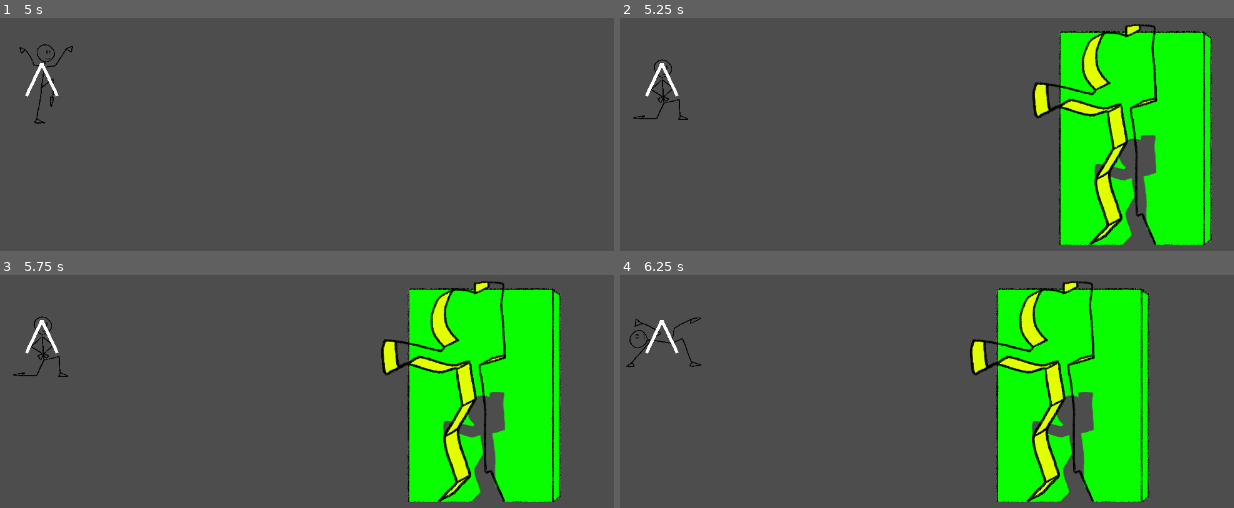
Above: before the commit, frames 1-4 (two rows, left to right).
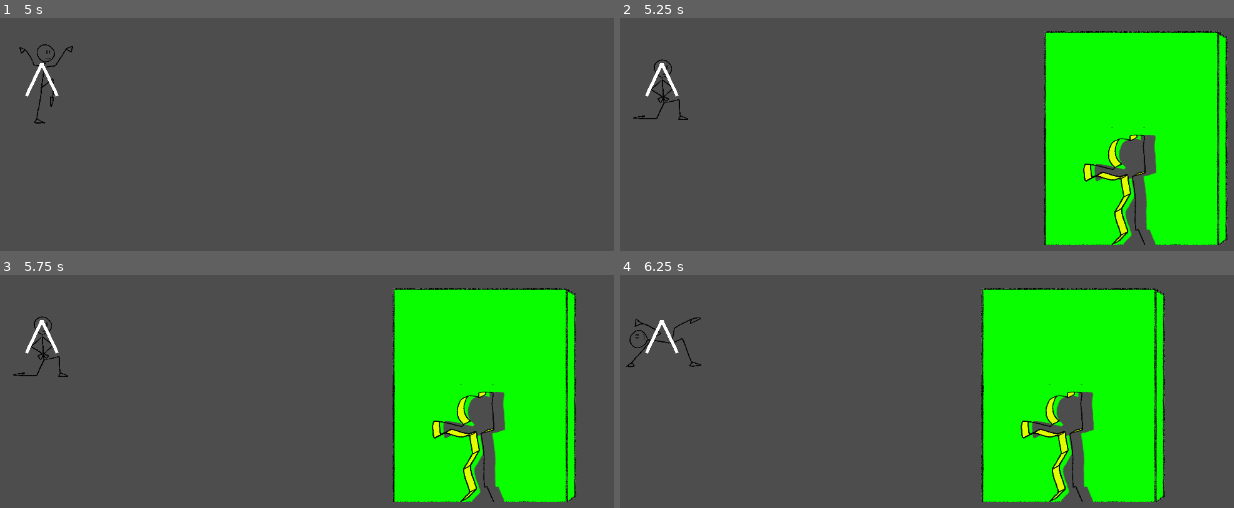
Above: after the commit, the same moments.

Repository: onegm/Scale-Game-Show
Game: Godot game, scene res://levels/Level1.tscn
Two runs of this game, one before a commit and one after it. Both use one fixed random seed, a clock stepped at 60 frames per second and the inputs below.
Inputs:
- Up to frame 1 (5 s): tap Enter at 0.5, 2, 3.5 s; hold Right (pose_right) 0.53-1.28 s; tap A (look_left) at 0.6, 2.1, 3.6 s; tap Space at 1.25, 2.75, 4.25 s; hold Down (pose_down) 1.28-2.03 s; tap D (look_right) at 1.35, 2.85, 4.35 s; hold Right (pose_right) 2.03-2.78 s; hold Up (pose_up) 2.78-3.53 s; hold Left (pose_left) from 3.53 s (still down)
- Up to frame 2 (5.25 s): release Left (pose_left) at 5.03 s; hold Down (pose_down) from 5.03 s (still down); tap A (look_left) at 5.1 s
- Up to frame 3 (5.75 s): keep holding Down (pose_down)
- Up to frame 4 (6.25 s): release Down (pose_down) at 5.78 s; hold Right (pose_right) from 5.78 s (still down); tap D (look_right) at 5.85 s

Frame 1 is identical in both runs. In frame 2, 9.6% of the frame differs, in the area x 67-100%, y 2-98%; in frame 3, 9.6%; in frame 4, 9.7%, in the area x 57-89%, y 2-98%.

Commit message:
Fix scale and posture signal

Diff:
--- a/walls/WallPosture.tscn
+++ b/walls/WallPosture.tscn
@@ -12,8 +12,10 @@
 script = ExtResource("1_yoqds")
 
 [node name="Posture" parent="." instance=ExtResource("2_bdc4o")]
+animation = &"2"
 
 [node name="Wall" type="Sprite2D" parent="Posture"]
+scale = Vector2(1.2, 1)
 texture = ExtResource("3_axnak")
 offset = Vector2(0, -340)
 
--- a/walls/postures/Posture.tscn
+++ b/walls/postures/Posture.tscn
@@ -243,7 +243,6 @@
 
 [node name="Outlines" type="AnimatedSprite2D" parent="."]
 top_level = true
-scale = Vector2(0.25, 0.25)
 sprite_frames = SubResource("SpriteFrames_xggf3")
 animation = &"0"
 offset = Vector2(-15, -375)
--- a/walls/postures/posture.gd
+++ b/walls/postures/posture.gd
@@ -6,7 +6,7 @@
 	var remote_transform = RemoteTransform2D.new()
 	remote_transform.update_scale = false
 	remote_transform.remote_path = $Outlines.get_path()
-	add_child(remote_transform)
+	add_sibling.call_deferred(remote_transform)
 
 func set_posture(index : int):
 	play(str(index))
@@ -14,4 +14,4 @@
 
 func set_posture_scale(new_scale : int):
 	scale = new_scale*SCALE_FACTOR
-	$Outlines.scale = scale/4.0
+	$Outlines.scale = scale/8.0
--- a/walls/wall_posture.gd
+++ b/walls/wall_posture.gd
@@ -1,24 +1,29 @@
 extends Node2D
 
 @onready var posture = $Posture
-var posture_num : int
+var posture_numDTO : int
+var posture_scaleDTO : int
+var posture_directionDTO : int
+
 var speed = 100
 
 func _ready():
 	$Area2D.area_entered.connect(on_area_entered)
 
-func on_area_entered():
-	SignalBus.wall_hit.emit(Vector3(posture_num, posture_num, posture_num))
+func on_area_entered(area):
+	SignalBus.wall_hit.emit(Vector3(posture_scaleDTO, posture_directionDTO, posture_numDTO))
 
 func _physics_process(delta):
 	global_position.x -= speed*delta
 	if global_position.x < 0:
 		queue_free()
 
-func set_posture(posture_num : int):
-	posture_num = posture_num
-	posture.set_posture(posture_num)
+func set_posture(new_posture : int):
+	posture.set_posture(new_posture)
+	posture_numDTO = ceil(new_posture/2.0)
+	posture_directionDTO = -1 if new_posture % 2 == 0 else 1
 
 func set_wall_and_posture_scale(new_scale : int):
 	posture.set_posture_scale(new_scale)
 	$Posture/Wall.scale /= new_scale
+	posture_scaleDTO = new_scale - 2
